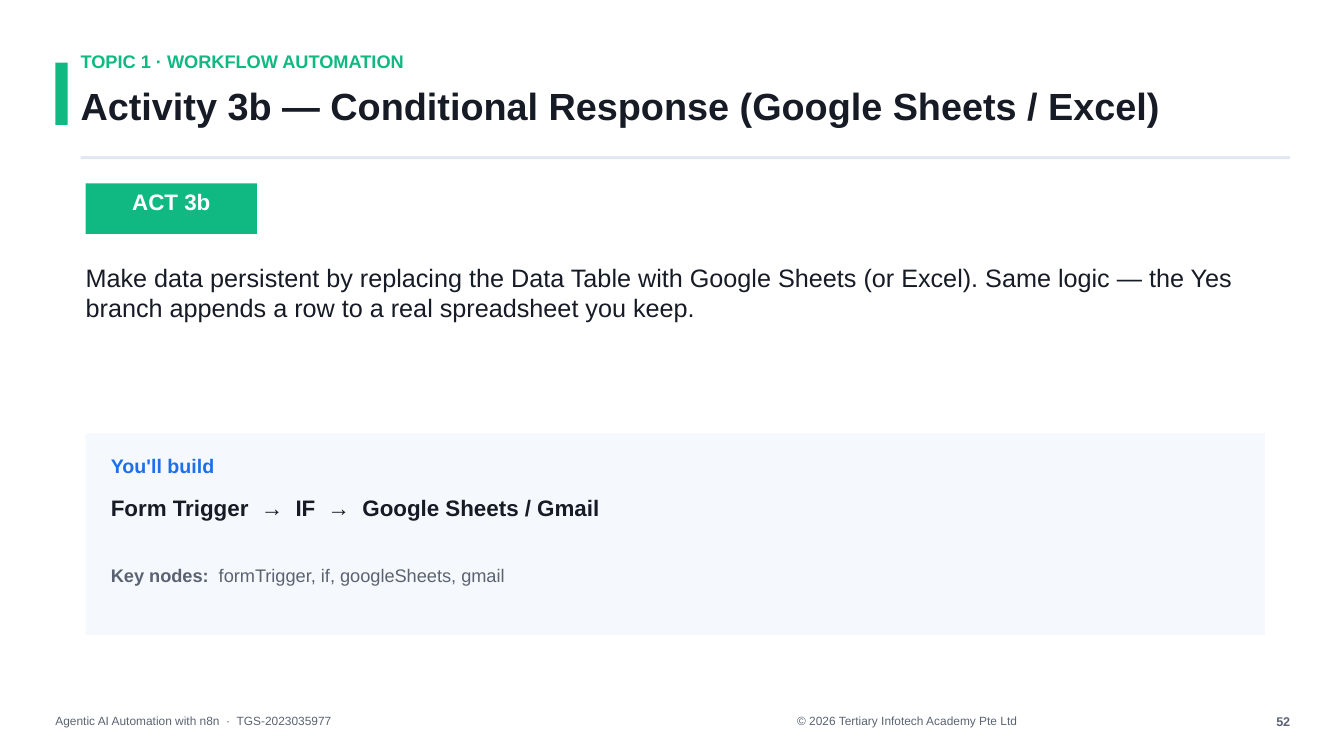
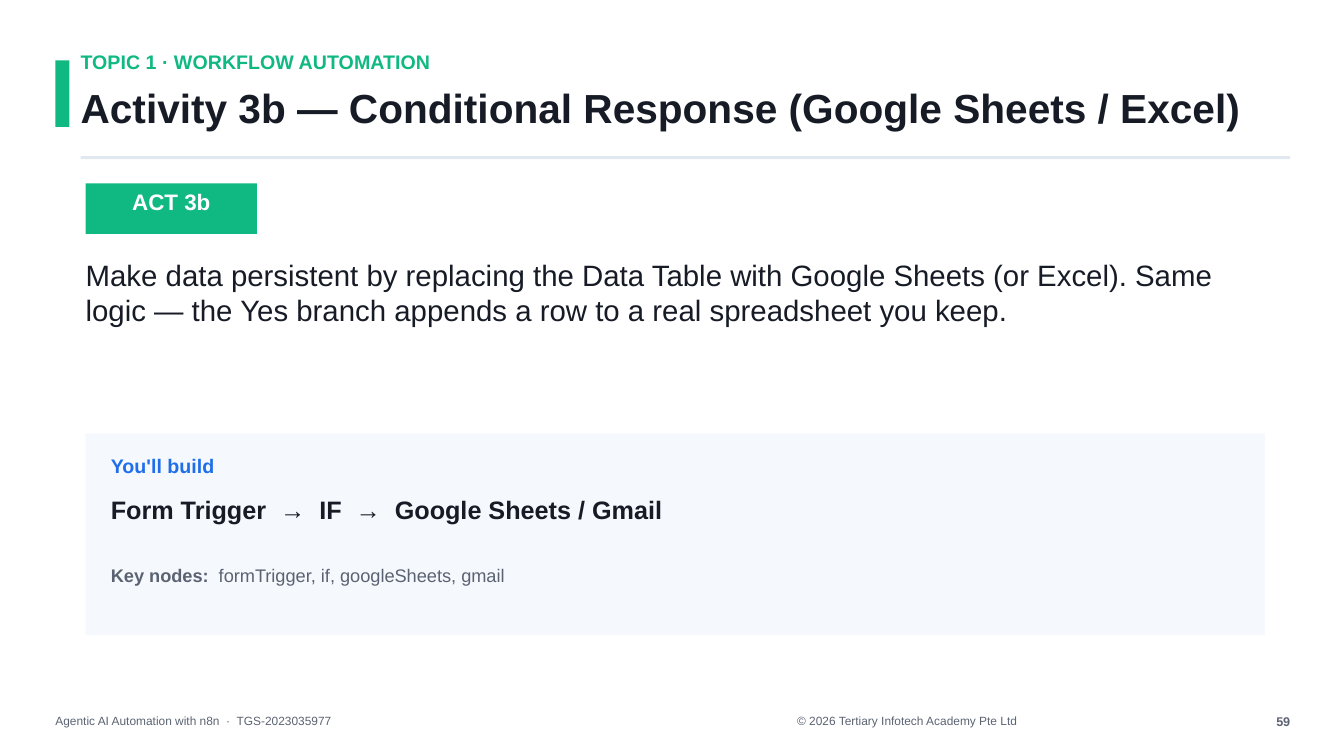
Before and after one commit to tertiarycourses/TGS-2023035977-Agentic-AI-Automation-with-n8n, a slide deck: slide 60 of courseware/n8n-slides.pptx (slide 53 before the commit). Drawn at 1344x756 pixels with LibreOffice and Linux fonts; fonts in the diff are those of the drawing. Boxes give left, top, right and bottom in pixels: in the first picture for what was removed or moved away, otherwise in the second. Text is boxed around its words. In the diff, an @@ line names an element or a change of style, - is before the commit and + after.

```diff
--- a/courseware/n8n-slides.pptx
+++ b/courseware/n8n-slides.pptx
@@ text "TOPIC 1 · WORKFLOW AUTOMATION" at box(81, 55, 430, 70): size 13 to 14 pt @@
@@ text "Activity 3b — Conditional Response ..." at box(81, 93, 1240, 131): size 27 to 29 pt @@
@@ text "Make data persistent by replacing ..." at box(86, 264, 1212, 327): size 18 to 21 pt @@
@@ text "Form Trigger → IF → ..." at box(111, 500, 662, 524): size 16 to 18 pt @@
@@ text at box(1276, 717, 1290, 726): text changed @@
-52
+59
```
Also in this commit, not shown: 147 other slides changed, 26 slides added, 15 other files.
